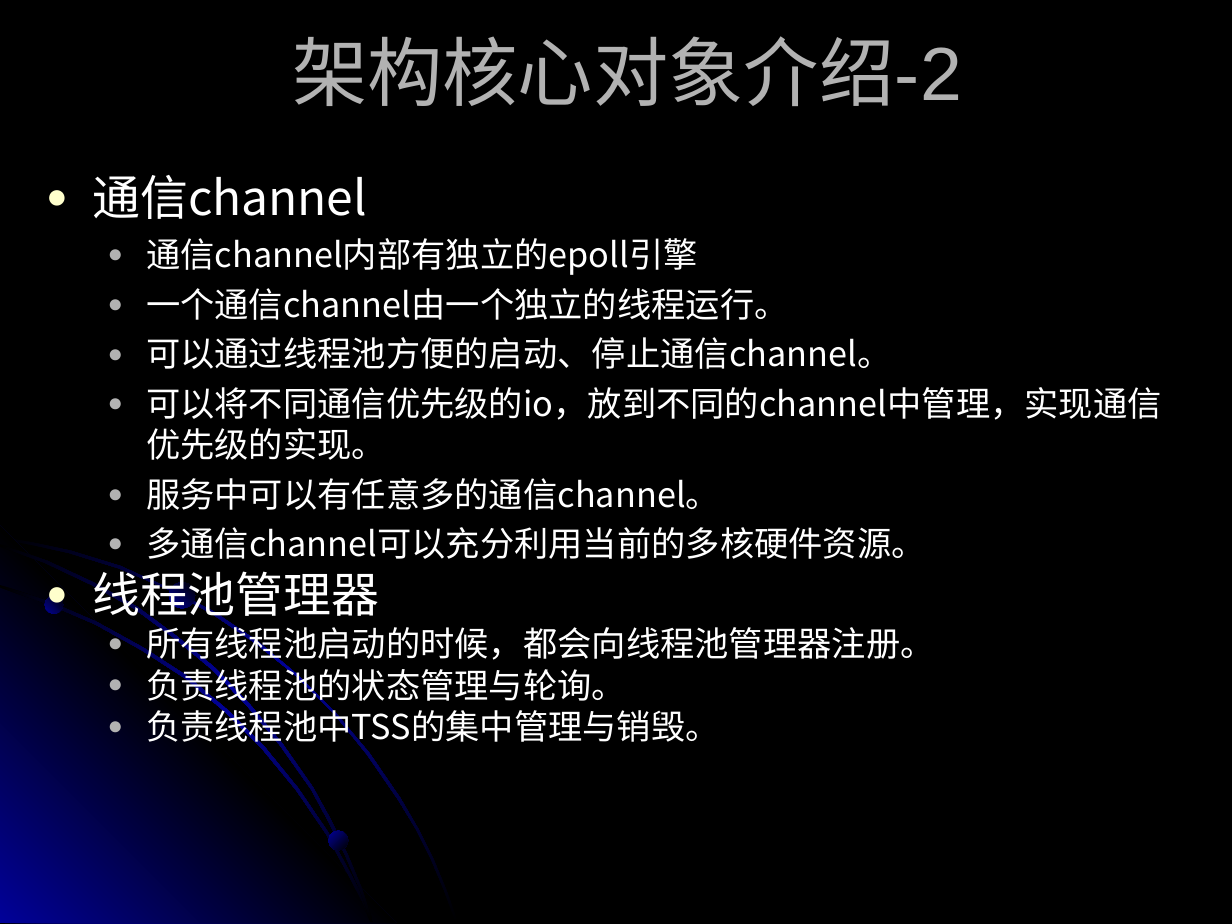
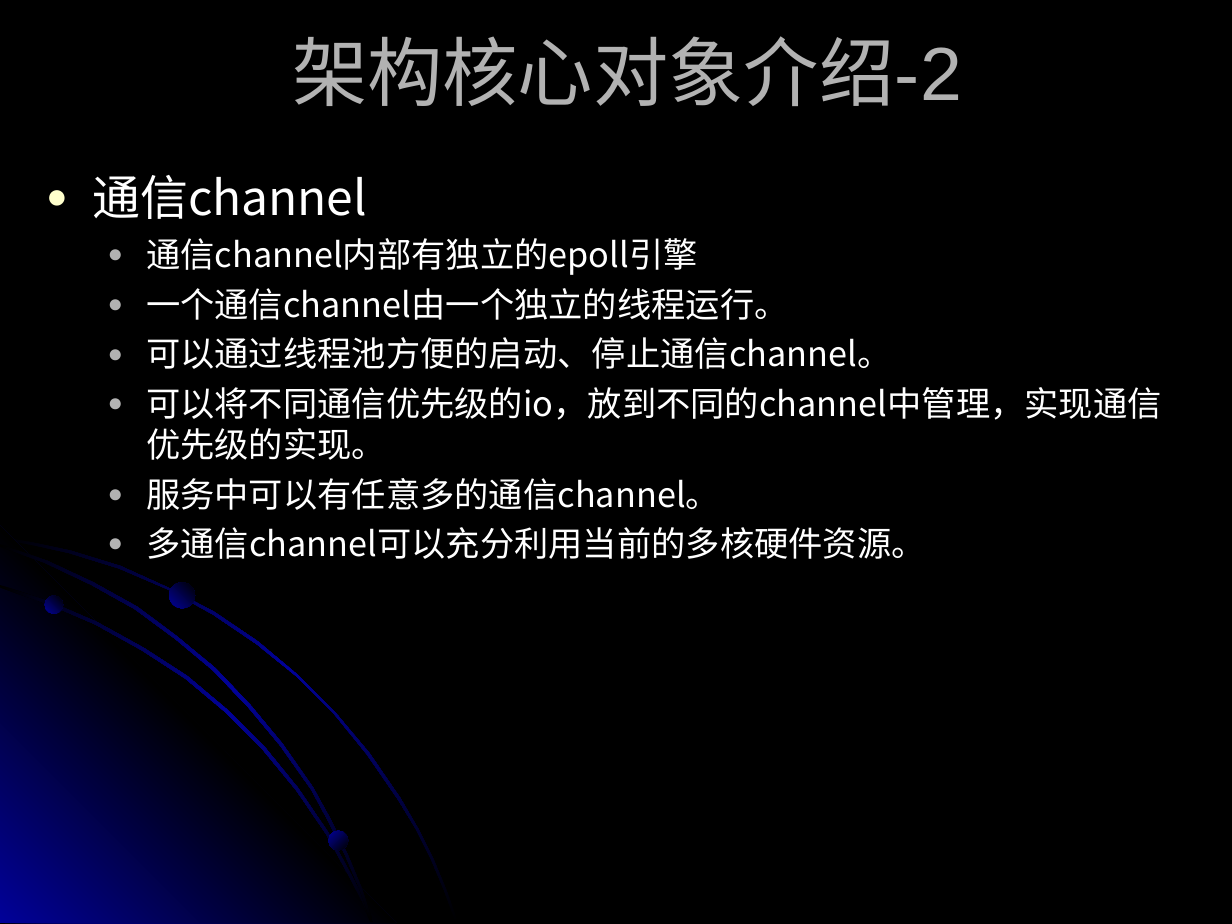
Before and after one commit to suchasplus/cwinux, a slide deck: slide 13 of cwinux/doc/CWINUX introduce.ppt. Drawn at 1232x924 pixels with LibreOffice and Linux fonts; fonts in the diff are those of the drawing. Boxes give left, top, right and bottom in pixels: in the first picture for what was removed or moved away, otherwise in the second. Text is boxed around its words. In the diff, an @@ line names an element or a change of style, - is before the commit and + after.

```diff
--- a/cwinux/doc/CWINUX introduce.ppt
+++ b/cwinux/doc/CWINUX introduce.ppt
@@ text at (92, 563, 934, 749): paragraphs removed @@
-● 线程池管理器
-  ● 所有线程池启动的时候，都会向线程池管理器注册。
-  ● 负责线程池的状态管理与轮询。
-  ● 负责线程池中TSS的集中管理与销毁。
```
